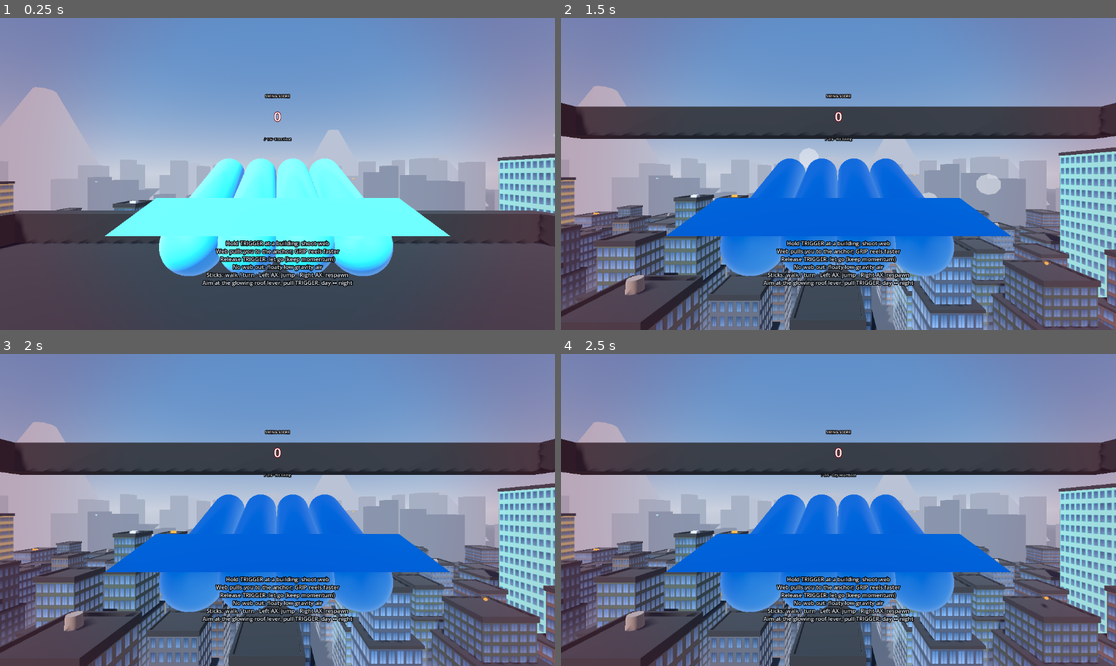
Above: before the commit, frames 1-4 (two rows, left to right).
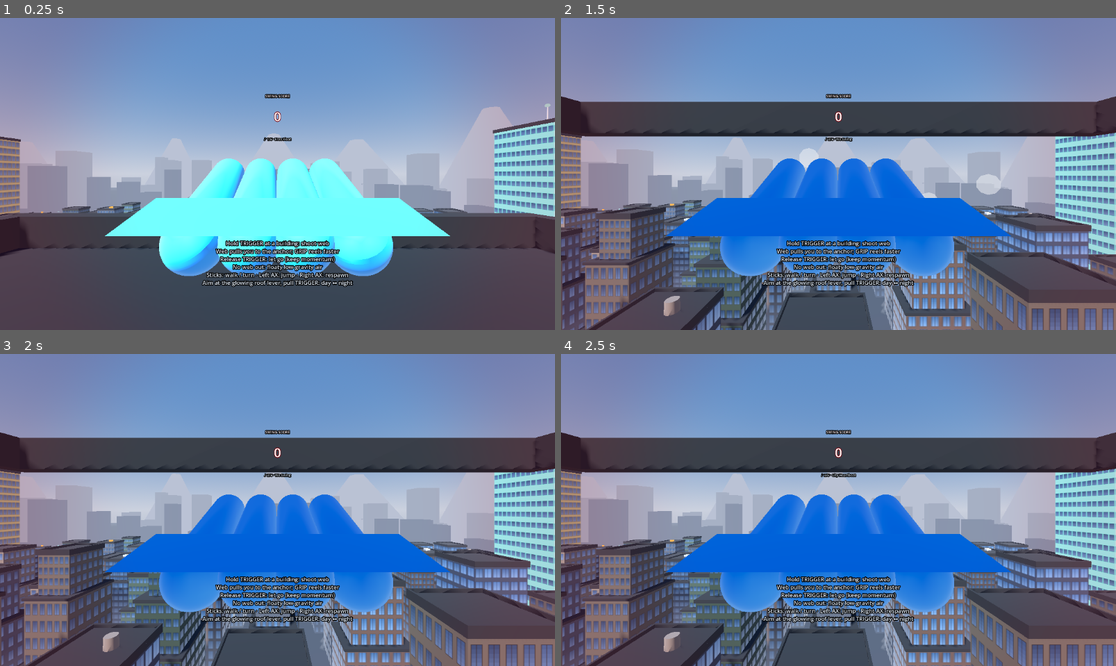
Above: after the commit, the same moments.

Repository: pblaas/free-floater
Game: Godot game, scene res://scenes/main.tscn
Same seed, same stepped clock (60 frames per second), same inputs: the game is played once before the commit and once after it. Sound files missing from this copy of the repository are replaced by a short silence.
Inputs:
- Up to frame 1 (0.25 s): no input
- Up to frame 2 (1.5 s): no input
- Up to frame 3 (2 s): no input
- Up to frame 4 (2.5 s): tap Enter at 2 s

The runs differ from the first frame. In frame 1, 9.8% of the frame differs, in the area x 0-100%, y 22-80%; in frame 2, 29%; in frame 3, 29%, in the area x 0-100%, y 21-100%; in frame 4, 29%.

Commit message:
Adding twilight switch

Diff:
--- a/app/project.godot
+++ b/app/project.godot
@@ -7,7 +7,7 @@
 [application]
 
 config/name="Free Floater"
-config/version="0.5.2"
+config/version="0.5.4"
 run/main_scene="res://scenes/main.tscn"
 config/features=PackedStringArray("4.7", "Mobile")
 
--- a/app/scripts/build_version.gd
+++ b/app/scripts/build_version.gd
@@ -1,2 +1,2 @@
 # Generated by tools/export.sh — do not edit.
-const TEXT := "v0.5.2 · 2026-11-14T11:24Z · 9b93acd"
+const TEXT := "v0.5.4 · 2026-11-14T11:46Z · 1f26535"
--- a/app/scripts/city_builder.gd
+++ b/app/scripts/city_builder.gd
@@ -7,6 +7,8 @@
 ## collision stays per-building so webbing/landing are unchanged.
 
 signal night_changed(is_night: bool)
+
+enum Mode { DAY, NIGHT, TWILIGHT }
 
 const GROUND_LAYER := 1
 const BUILDING_LAYER := 2
@@ -39,6 +41,7 @@
 const DAY_SUN_COLOR := Color(1.0, 0.95, 0.85)
 const DAY_AMBIENT_SKY := 0.7
 const NIGHT_AMBIENT_SKY := 1.0
+const TWILIGHT_AMBIENT_SKY := 0.85
 const SHADOW_MAX_DISTANCE := 160.0
 const NIGHT_SKY_TOP := Color(0.012, 0.02, 0.05)
 const NIGHT_SKY_HORIZON := Color(0.05, 0.06, 0.1)
@@ -62,8 +65,8 @@
 const NIGHT_WALL_SCALE := 0.32
 const NEON_GREEN := Color(0.25, 1.0, 0.6)
 const NEON_PURPLE := Color(0.66, 0.3, 1.0)
-const NEON_TRIM_CHANCE := 0.12
 const NEON_STRIP_CHANCE := 0.07
+const TWILIGHT_LIT_CHANCE := 0.35
 const GLASS_DAY := Color(0.3, 0.42, 0.56)
 const GLASS_NIGHT := Color(0.015, 0.02, 0.032)
 const LANDMARK_COLORS := [
@@ -83,6 +86,7 @@
 var landmark_count := 0
 
 var is_night := false
+var _mode := Mode.DAY
 
 var _rng := RandomNumberGenerator.new()
 var _facade_records: Array[Dictionary] = []
@@ -165,6 +169,7 @@
 		"day": _raster_day(base, tex_w, tex_h, wf, hf, glass),
 		"night": _raster_night(base * NIGHT_WALL_SCALE, plan, tex_w, tex_h, wf, hf),
 		"mask": _raster_mask(plan, tex_w, tex_h, wf, hf),
+		"mask_twilight": _raster_mask_twilight(plan, tex_w, tex_h, wf, hf),
 		"spec": _raster_spec(tex_w, tex_h, wf, hf),
 		"normal": _raster_normal(tex_w, tex_h, wf, hf),
 		"color": color,
@@ -271,6 +276,22 @@
 		img.fill_rect(win.grow(3), Color(0.62, 0.62, 0.62))
 		img.fill_rect(win, Color(0.3, 0.3, 0.3))
 	img.bump_map_to_normal_map(1.6)
+	img.generate_mipmaps()
+	return ImageTexture.create_from_image(img)
+
+
+## Sparse "someone's home" emission mask for twilight mode.
+func _raster_mask_twilight(plan: PackedByteArray, w: int, h: int, wf: float, hf: float) -> ImageTexture:
+	var img := Image.create(w, h, false, Image.FORMAT_RGB8)
+	img.fill(Color.BLACK)
+	var wins := _window_rects(w, h, wf, hf)
+	for i in wins.size():
+		if plan[i] == 0:
+			continue
+		if _rng.randf() > TWILIGHT_LIT_CHANCE:
+			continue
+		var brightness := _rng.randf_range(0.8, 1.0)
+		img.fill_rect(wins[i], Color(brightness, brightness, brightness))
 	img.generate_mipmaps()
 	return ImageTexture.create_from_image(img)
 
@@ -374,7 +395,9 @@
 		building_count += 1
 		landmark_count += 1
 		if i == 0:
-			_spawn_day_switch(tower, pos, width, height)
+			_spawn_day_switch(tower, pos, width, height, "DAY / NIGHT", false)
+		elif i == 1:
+			_spawn_day_switch(tower, pos, width, height, "DAY / TWILIGHT", true)
 		roof_spots.append(pos + Vector3(0.0, height + 1.0, 0.0))
 		_building_boxes.append({
 			"pos": pos,
@@ -709,25 +732,21 @@
 	_append_box(_roof_st, Vector3(base.x - (w * 0.5 - t * 0.5), y, base.z), Vector3(t, ph, d - t * 2.0))
 
 
-## Green/purple neon accents, visible only at night: a glowing band around
-## some rooflines or vertical strips along building corners.
+## Green/purple neon accents, visible only at night: thin vertical corner
+## strips. Roofline bands were removed because the overhangs hurt night
+## fill-rate and looked visually noisy.
 func _spawn_neon(pos: Vector3, width: float, depth: float, height: float) -> void:
-	var roll := _rng.randf()
+	if _rng.randf() >= NEON_STRIP_CHANCE:
+		return
 	var neon := NEON_GREEN if _rng.randf() < 0.5 else NEON_PURPLE
 	var st := _neon_sts[neon] as SurfaceTool
-	if roll < NEON_TRIM_CHANCE:
+	for corner in 4:
+		var sx := (width * 0.5 - 0.045) * (1.0 if corner % 2 == 0 else -1.0)
+		var sz := (depth * 0.5 - 0.045) * (1.0 if corner < 2 else -1.0)
 		_append_box(
 			st,
-			pos + Vector3(0.0, height + 0.28, 0.0),
-			Vector3(width + 0.25, 0.16, depth + 0.25))
-	elif roll < NEON_TRIM_CHANCE + NEON_STRIP_CHANCE:
-		for corner in 4:
-			var sx := (width * 0.5 - 0.045) * (1.0 if corner % 2 == 0 else -1.0)
-			var sz := (depth * 0.5 - 0.045) * (1.0 if corner < 2 else -1.0)
-			_append_box(
-				st,
-				pos + Vector3(sx, height * 0.5, sz),
-				Vector3(0.09, height, 0.09))
+			pos + Vector3(sx, height * 0.5, sz),
+			Vector3(0.09, height, 0.09))
 
 
 func _add_roof_prop(base: Vector3, width: float, depth: float) -> void:
@@ -759,34 +778,54 @@
 		Basis.IDENTITY, pos + Vector3(0.0, height + 0.7, 0.0)))
 
 
-func _spawn_day_switch(landmark: Node3D, pos: Vector3, width: float, height: float) -> void:
+func _spawn_day_switch(
+	landmark: Node3D,
+	pos: Vector3,
+	width: float,
+	height: float,
+	label: String,
+	twilight: bool
+) -> void:
 	var sw := DaySwitch.new()
 	sw.name = "DaySwitch"
+	sw.label_text = label
 	sw.position = pos + Vector3(width * 0.28, height + 0.5, width * 0.28)
-	sw.toggled.connect(_on_switch_toggled)
+	if twilight:
+		sw.toggled.connect(_on_twilight_switch_toggled)
+	else:
+		sw.toggled.connect(_on_switch_toggled)
 	add_child(sw)
 
 
 func _on_switch_toggled(switch_is_night: bool) -> void:
-	set_night(switch_is_night)
-
-
-## Swap the whole city between day and night: sun/sky/fog, window emission
-## on every facade, and dimmed unshaded backdrop silhouettes.
-func set_night(night: bool) -> void:
-	if is_night == night:
+	set_mode(Mode.NIGHT if switch_is_night else Mode.DAY)
+
+
+func _on_twilight_switch_toggled(switch_is_twilight: bool) -> void:
+	set_mode(Mode.TWILIGHT if switch_is_twilight else Mode.DAY)
+
+
+## Swap the whole city between day, night, and twilight: sun/sky/fog,
+## window emission on every facade, and dimmed unshaded backdrop silhouettes.
+func set_mode(mode: Mode) -> void:
+	if _mode == mode:
 		return
-	is_night = night
-	_apply_night_lighting()
+	_mode = mode
+	is_night = mode != Mode.DAY
+	_apply_mode_lighting()
 	for entry in _facade_mats:
 		_apply_facade_mode(entry["mat"] as StandardMaterial3D, entry["rec"] as Dictionary)
 	for mat in _backdrop_mats:
-		mat.albedo_color = (mat.get_meta("base") as Color) * (BACKDROP_NIGHT_SCALE if night else 1.0)
+		mat.albedo_color = (mat.get_meta("base") as Color) * (BACKDROP_NIGHT_SCALE if is_night else 1.0)
 	for node in _neon_nodes:
-		node.visible = night
+		node.visible = is_night
 	if _sky != null:
-		_sky.sky_material = _night_sky_mat if night else _procedural_sky_mat
-	night_changed.emit(night)
+		_sky.sky_material = _procedural_sky_mat if mode == Mode.DAY else _night_sky_mat
+	night_changed.emit(is_night)
+
+
+func set_night(night: bool) -> void:
+	set_mode(Mode.NIGHT if night else Mode.DAY)
 
 
 func toggle_night() -> void:
@@ -794,44 +833,89 @@
 
 
 func _apply_facade_mode(mat: StandardMaterial3D, rec: Dictionary) -> void:
-	if is_night:
-		mat.albedo_texture = rec["night"]
-		mat.emission_enabled = true
-		mat.emission_texture = rec["mask"]
-		if rec["landmark"]:
-			mat.emission = (rec["color"] as Color).lightened(0.2)
-			mat.emission_energy_multiplier = 1.7
-		else:
-			mat.emission = WINDOW_WARM
-			mat.emission_energy_multiplier = 0.75
-	else:
-		mat.albedo_texture = rec["day"]
-		mat.emission_texture = null
-		if rec["landmark"]:
+	match _mode:
+		Mode.DAY:
+			mat.albedo_texture = rec["day"]
+			mat.emission_texture = null
+			if rec["landmark"]:
+				mat.emission_enabled = true
+				mat.emission = (rec["color"] as Color) * 0.25
+				mat.emission_energy_multiplier = 0.6
+			else:
+				mat.emission_enabled = false
+		Mode.NIGHT:
+			mat.albedo_texture = rec["night"]
 			mat.emission_enabled = true
-			mat.emission = (rec["color"] as Color) * 0.25
-			mat.emission_energy_multiplier = 0.6
-		else:
-			mat.emission_enabled = false
-
-
-func _apply_night_lighting() -> void:
+			mat.emission_texture = rec["mask"]
+			if rec["landmark"]:
+				mat.emission = (rec["color"] as Color).lightened(0.2)
+				mat.emission_energy_multiplier = 1.7
+			else:
+				mat.emission = WINDOW_WARM
+				mat.emission_energy_multiplier = 0.75
+		Mode.TWILIGHT:
+			mat.albedo_texture = rec["day"]
+			mat.emission_enabled = true
+			mat.emission_texture = rec["mask_twilight"]
+			if rec["landmark"]:
+				mat.emission = (rec["color"] as Color).lightened(0.2)
+				mat.emission_energy_multiplier = 1.4
+			else:
+				mat.emission = WINDOW_WARM
+				mat.emission_energy_multiplier = 1.0
+
+
+func _apply_mode_lighting() -> void:
 	if _sun != null:
-		_sun.light_energy = NIGHT_SUN_ENERGY if is_night else DAY_SUN_ENERGY
-		_sun.light_color = NIGHT_SUN_COLOR if is_night else DAY_SUN_COLOR
+		match _mode:
+			Mode.DAY:
+				_sun.light_energy = DAY_SUN_ENERGY
+				_sun.light_color = DAY_SUN_COLOR
+			Mode.NIGHT:
+				_sun.light_energy = NIGHT_SUN_ENERGY
+				_sun.light_color = NIGHT_SUN_COLOR
+			Mode.TWILIGHT:
+				_sun.light_energy = 0.75
+				_sun.light_color = Color(0.72, 0.78, 1.0)
 	if _sky_mat != null:
-		_sky_mat.sky_top_color = NIGHT_SKY_TOP if is_night else DAY_SKY_TOP
-		_sky_mat.sky_horizon_color = NIGHT_SKY_HORIZON if is_night else DAY_SKY_HORIZON
-		_sky_mat.ground_bottom_color = NIGHT_GROUND_BOTTOM if is_night else DAY_GROUND_BOTTOM
-		_sky_mat.ground_horizon_color = NIGHT_GROUND_HORIZON if is_night else DAY_GROUND_HORIZON
+		match _mode:
+			Mode.DAY:
+				_sky_mat.sky_top_color = DAY_SKY_TOP
+				_sky_mat.sky_horizon_color = DAY_SKY_HORIZON
+				_sky_mat.ground_bottom_color = DAY_GROUND_BOTTOM
+				_sky_mat.ground_horizon_color = DAY_GROUND_HORIZON
+			_:
+				_sky_mat.sky_top_color = NIGHT_SKY_TOP
+				_sky_mat.sky_horizon_color = NIGHT_SKY_HORIZON
+				_sky_mat.ground_bottom_color = NIGHT_GROUND_BOTTOM
+				_sky_mat.ground_horizon_color = NIGHT_GROUND_HORIZON
 	if _env != null:
-		_env.fog_light_color = NIGHT_FOG_COLOR if is_night else DAY_FOG_COLOR
-		_env.fog_density = NIGHT_FOG_DENSITY if is_night else DAY_FOG_DENSITY
-		_env.fog_height = NIGHT_FOG_HEIGHT if is_night else DAY_FOG_HEIGHT
-		_env.fog_height_density = NIGHT_FOG_HEIGHT_DENSITY if is_night else DAY_FOG_HEIGHT_DENSITY
-		_env.fog_sky_affect = 0.2 if is_night else DAY_FOG_SKY_AFFECT
-		_env.ambient_light_sky_contribution = (
-			NIGHT_AMBIENT_SKY if is_night else DAY_AMBIENT_SKY)
+		match _mode:
+			Mode.DAY:
+				_env.fog_light_color = DAY_FOG_COLOR
+				_env.fog_density = DAY_FOG_DENSITY
+				_env.fog_height = DAY_FOG_HEIGHT
+				_env.fog_height_density = DAY_FOG_HEIGHT_DENSITY
+				_env.fog_sky_affect = DAY_FOG_SKY_AFFECT
+				_env.ambient_light_source = Environment.AMBIENT_SOURCE_SKY
+				_env.ambient_light_sky_contribution = DAY_AMBIENT_SKY
+			Mode.NIGHT:
+				_env.fog_light_color = NIGHT_FOG_COLOR
+				_env.fog_density = NIGHT_FOG_DENSITY
+				_env.fog_height = NIGHT_FOG_HEIGHT
+				_env.fog_height_density = NIGHT_FOG_HEIGHT_DENSITY
+				_env.fog_sky_affect = 0.2
+				_env.ambient_light_source = Environment.AMBIENT_SOURCE_SKY
+				_env.ambient_light_sky_contribution = NIGHT_AMBIENT_SKY
+			Mode.TWILIGHT:
+				_env.fog_light_color = DAY_FOG_COLOR
+				_env.fog_density = DAY_FOG_DENSITY * 0.85
+				_env.fog_height = DAY_FOG_HEIGHT
+				_env.fog_height_density = DAY_FOG_HEIGHT_DENSITY
+				_env.fog_sky_affect = 0.05
+				_env.ambient_light_source = Environment.AMBIENT_SOURCE_COLOR
+				_env.ambient_light_color = Color(0.18, 0.20, 0.26)
+				_env.ambient_light_energy = 0.65
 
 
 func _build_powerups() -> void:
--- a/app/scripts/day_switch.gd
+++ b/app/scripts/day_switch.gd
@@ -5,6 +5,8 @@
 ## and the connected CityBuilder swaps between day and night lighting.
 
 signal toggled(is_night: bool)
+
+@export var label_text := "DAY / NIGHT"
 
 const SWITCH_LAYER := 8
 const LEVER_DAY_ROT := -0.55
@@ -107,7 +109,7 @@
 func _build_label() -> void:
 	var label := Label3D.new()
 	label.name = "Tag"
-	label.text = "DAY / NIGHT"
+	label.text = label_text
 	label.font_size = 48
 	label.pixel_size = 0.002
 	label.billboard = BaseMaterial3D.BILLBOARD_ENABLED
--- /dev/null
+++ b/app/tests/screenshot_twilight.gd
@@ -0,0 +1,41 @@
+extends Node
+
+const OUT_PATH := "user://captures/city_twilight.png"
+
+var _frame := 0
+var _scene: Node
+
+
+func _ready() -> void:
+	DirAccess.make_dir_recursive_absolute("user://captures")
+	_scene = (load("res://scenes/main.tscn") as PackedScene).instantiate()
+	add_child(_scene)
+	var city = _scene.get_node("City")
+	city.set_mode(CityBuilder.Mode.TWILIGHT)
+	var cam := Camera3D.new()
+	cam.name = "ShotCam"
+	cam.far = 400.0
+	add_child(cam)
+	var spawn: Vector3 = city.spawn_point
+	cam.global_position = spawn + Vector3(0.0, 60.0, 100.0)
+	cam.look_at(spawn + Vector3(0.0, 0.0, -20.0), Vector3.UP)
+	cam.make_current()
+	print("twilight capture ready")
+
+
+func _process(_delta: float) -> void:
+	_frame += 1
+	if _frame == 30:
+		_snap(OUT_PATH)
+	elif _frame >= 35:
+		get_tree().quit(0)
+
+
+func _snap(path: String) -> void:
+	await RenderingServer.frame_post_draw
+	var img := get_viewport().get_texture().get_image()
+	if img == null:
+		print("capture failed for ", path)
+		return
+	img.save_png(path)
+	print("saved ", ProjectSettings.globalize_path(path), " ", img.get_size())
--- /dev/null
+++ b/app/tests/screenshot_twilight.tscn
@@ -0,0 +1,6 @@
+[gd_scene load_steps=2 format=3]
+
+[ext_resource type="Script" path="res://tests/screenshot_twilight.gd" id="1_twilight"]
+
+[node name="ScreenshotTwilight" type="Node"]
+script = ExtResource("1_twilight")
Not shown, added: app/tests/screenshot_twilight.gd.uid
